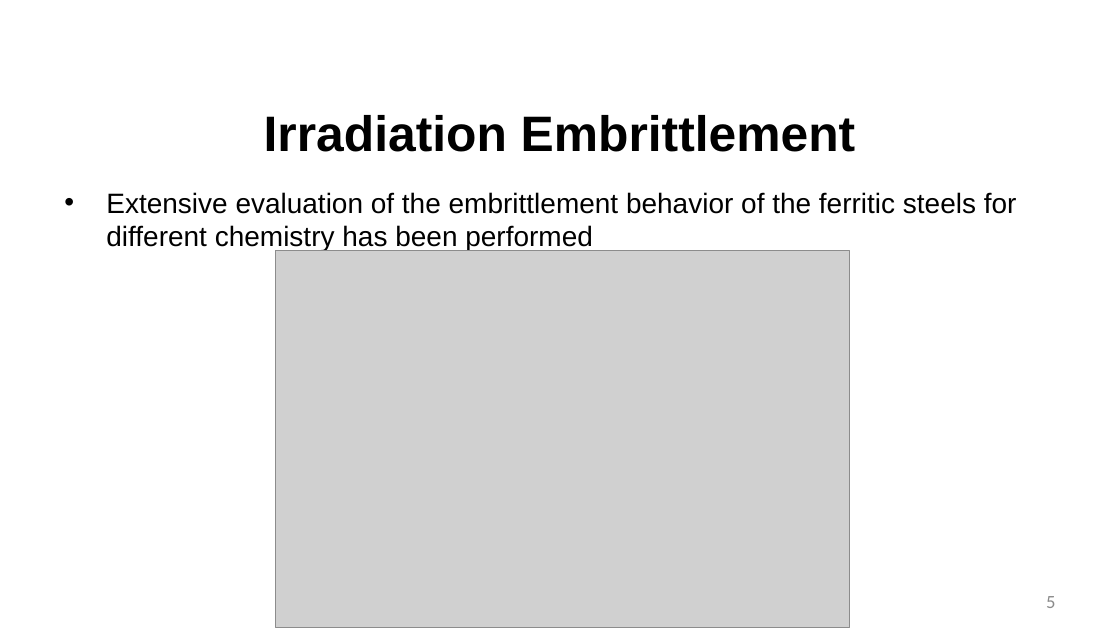
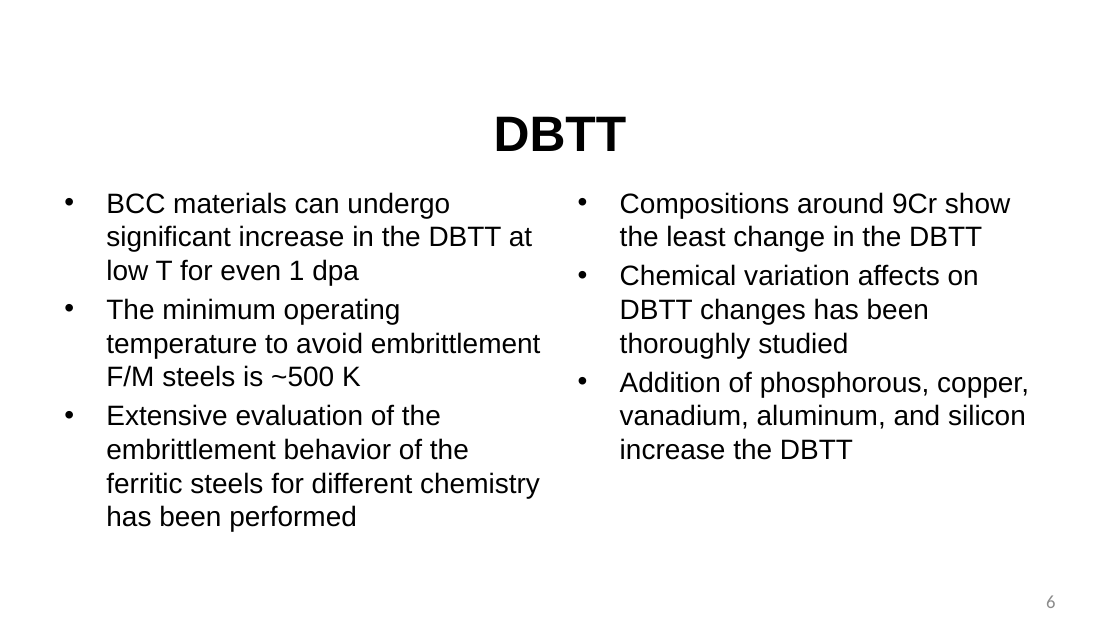
Before and after one commit to benbeeler/TEACHING, a slide deck: slide 6 of Advanced Reactor Materials/Lec21_AdvancedCladding.pptx (slide 5 before the commit). Drawn at 1120x630 pixels with LibreOffice and Linux fonts; fonts in the diff are those of the drawing; grey boxes stand for pictures; background and template pictures are left out. Boxes give left, top, right and bottom in pixels: in the first picture for what was removed or moved away, otherwise in the second. Text is boxed around its words. In the diff, an @@ line names an element or a change of style, - is before the commit and + after.

```diff
--- a/Advanced Reactor Materials/Lec21_AdvancedCladding.pptx
+++ b/Advanced Reactor Materials/Lec21_AdvancedCladding.pptx
@@ title at <box>494,116,627,151</box>: text changed @@
-Irradiation Embrittlement
+DBTT
@@ text removed at <box>106,192,1017,251</box> @@
-• Extensive evaluation of the embrittlement behavior of the ferritic steels for different chemistry has been performed
@@ text added at <box>106,192,541,531</box>, 24 pt, text #000000 @@
+• BCC materials can undergo significant increase in the DBTT at low T for even 1 dpa
+• The minimum operating temperature to avoid embrittlement F/M steels is ~500 K
+• Extensive evaluation of the embrittlement behavior of the ferritic steels for different chemistry has been performed
@@ text added at <box>620,192,1029,460</box>, 24 pt, text #000000 @@
+• Compositions around 9Cr show the least change in the DBTT
+• Chemical variation affects on DBTT changes has been thoroughly studied
+• Addition of phosphorous, copper, vanadium, aluminum, and silicon increase the DBTT
@@ picture removed at <box>276,250,849,628</box> @@
@@ page number at <box>1046,595,1055,608</box>: text changed @@
-5
+6
```
Also in this commit, not shown: 6 other slides changed, 11 slides added, 1 slide removed.
